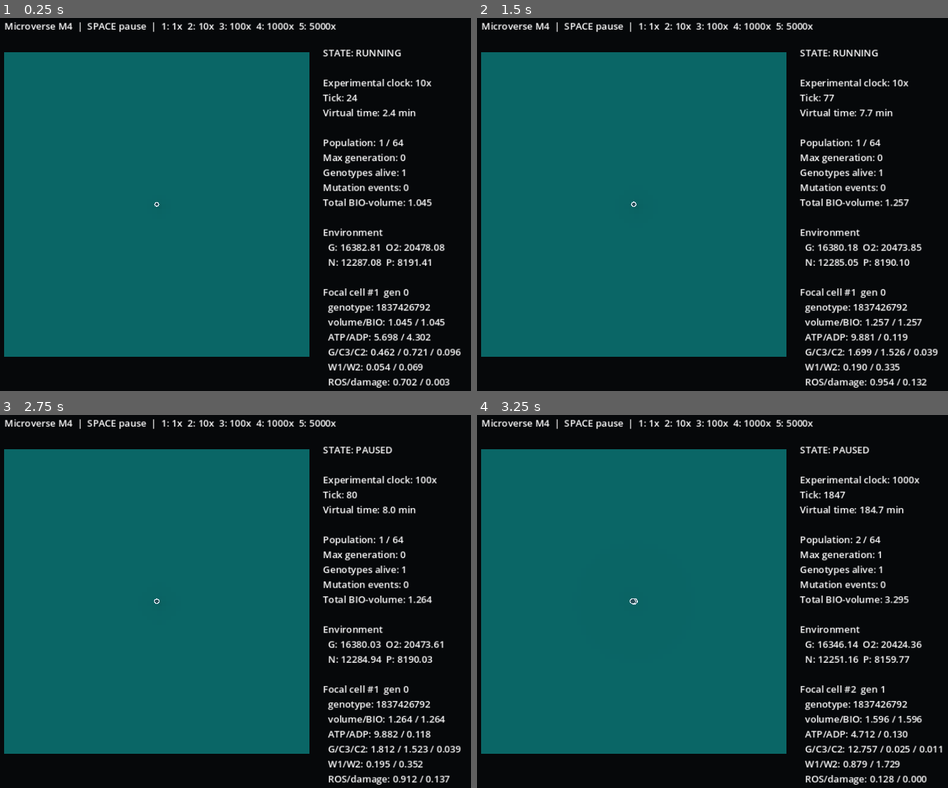
Above: before the commit, frames 1-4 (two rows, left to right).
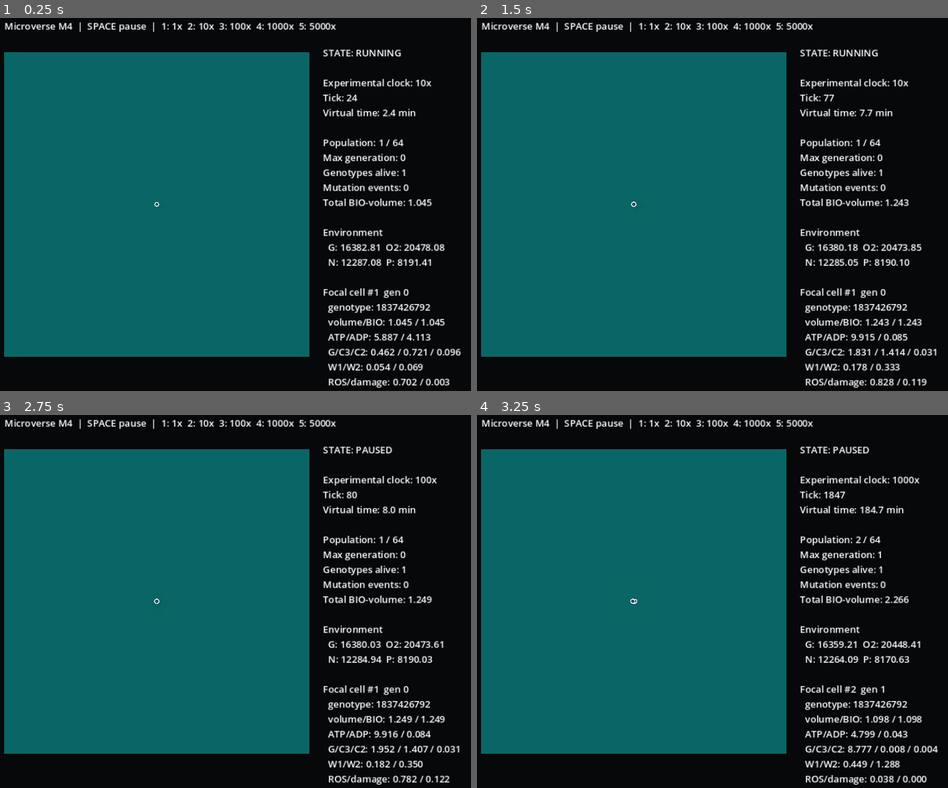
Above: after the commit, the same moments.

Repository: Feynman26/Microverse
Game: Godot game, scene res://src/ui/main.tscn
Same seed, same stepped clock (60 frames per second), same inputs: the game is played once before the commit and once after it.
Inputs:
- Up to frame 1 (0.25 s): no input
- Up to frame 2 (1.5 s): tap Enter at 0.5 s; tap 1 at 0.6 s; tap Space at 0.77, 1.25 s; tap 2 at 1.35 s
- Up to frame 3 (2.75 s): tap Space at 1.52 s; tap Enter at 2 s; tap 3 at 2.1 s
- Up to frame 4 (3.25 s): tap Space at 2.75, 3.02 s; tap 4 at 2.85 s

The runs differ from the first frame. In frame 1, less than 0.1% of the frame differs, in the area x 81-92%, y 84-87%; in frame 2, 0.4%; in frame 3, 0.4%; in frame 4, 0.7%, in the area x 32-99%, y 48-99%.
Error after the commit: Invalid access to property or key 'proteome_atp_cost_per_expression_unit_per_volume' on a base object of type 'RefCounted (SimConfig)'. (res://src/biology/cell…

Commit message:
feat: configure explicit stochastic gene expression

Diff:
--- a/src/core/sim_config.gd
+++ b/src/core/sim_config.gd
@@ -9,9 +9,7 @@
 var max_cells: int = 64
 var seed: int = 824718
 
-# Environment concentrations. M4 adds nitrogen and phosphorus because biomass
-# precursor synthesis now consumes them explicitly instead of hiding them in a
-# generic precursor scalar.
+# Environment concentrations.
 var initial_glucose: float = 4.0
 var initial_oxygen: float = 5.0
 var initial_nitrogen: float = 3.0
@@ -21,9 +19,9 @@
 var nitrogen_diffusion: float = 0.70
 var phosphorus_diffusion: float = 0.50
 
-# Transitional basal membrane transport. M4 makes intracellular metabolism
-# evolvable first; transport proteins become explicit molecular machinery in a
-# later gate. Resource allocation between competing cells remains simultaneous.
+# Transitional basal membrane transport. Intracellular catalytic capacity is
+# genome/proteome-derived from M4 onward; membrane transport becomes similarly
+# evolvable after the expression/regulation layer is stable.
 var glucose_transport_vmax: float = 0.60
 var glucose_transport_km: float = 0.80
 var oxygen_transport_vmax: float = 0.90
@@ -34,9 +32,7 @@
 var phosphorus_transport_km: float = 0.40
 var intracellular_pool_capacity_per_volume: float = 8.0
 
-# M4 intracellular chemistry. Reactions are evaluated in order-independent
-# simultaneous substeps. Promoter code is a temporary constitutive abundance
-# proxy until M5 introduces explicit mRNA/protein kinetics.
+# M4 intracellular chemistry.
 var metabolic_substeps_per_tick: int = 6
 var metabolic_km_per_volume: float = 0.20
 var metabolic_rate_scale: float = 0.85
@@ -45,11 +41,28 @@
 var initial_adp_per_volume: float = 8.0
 var initial_nad_per_volume: float = 6.0
 var initial_nadh_per_volume: float = 1.0
-var proteome_atp_cost_per_expression_unit_per_volume: float = 0.012
+
+# M5-A explicit expression kinetics. Values are compressed digital kinetics, not
+# quantitative bacterial copy-number claims. At basal steady state the chosen
+# rates give approximately `expression_reference_protein_count * promoter_strength`
+# proteins per locus, preserving the M4 phenotype scale while replacing the
+# shortcut with explicit state and stochastic turnover.
+var transcription_max_events_per_min: float = 1.0
+var mrna_decay_rate_per_min: float = 0.25
+var translation_events_per_mrna_per_min: float = 2.0
+var protein_decay_rate_per_min: float = 0.05
+var expression_reference_protein_count: float = 160.0
+
+# Expression resource costs per accepted molecular event. Material withdrawn
+# from NUC/AA is stored in mRNA/protein state and fully returned on degradation
+# in M5-A (compressed recycling). ATP is converted to ADP.
+var transcription_atp_cost_per_event: float = 0.010
+var transcription_nuc_cost_per_event: float = 0.002
+var translation_atp_cost_per_event: float = 0.003
+var translation_aa_cost_per_event: float = 0.001
+var expression_partition_noise_scale: float = 0.12
 
 # Basal physiology that is not yet part of the evolvable molecular grammar.
-# ATP spending always returns ADP to the pool. ROS itself is now produced and
-# detoxified by explicit M4 reactions; damage integrates the remaining burden.
 var maintenance_atp_rate_per_volume: float = 0.08
 var spontaneous_ros_decay_rate: float = 0.01
 var ros_damage_rate: float = 0.04
@@ -101,7 +114,14 @@
 	assert(biomass_units_per_volume > 0.0)
 	assert(initial_atp_per_volume >= 0.0 and initial_adp_per_volume >= 0.0)
 	assert(initial_nad_per_volume >= 0.0 and initial_nadh_per_volume >= 0.0)
-	assert(proteome_atp_cost_per_expression_unit_per_volume >= 0.0)
+	assert(transcription_max_events_per_min >= 0.0)
+	assert(mrna_decay_rate_per_min > 0.0)
+	assert(translation_events_per_mrna_per_min >= 0.0)
+	assert(protein_decay_rate_per_min > 0.0)
+	assert(expression_reference_protein_count > 0.0)
+	assert(transcription_atp_cost_per_event >= 0.0 and transcription_nuc_cost_per_event >= 0.0)
+	assert(translation_atp_cost_per_event >= 0.0 and translation_aa_cost_per_event >= 0.0)
+	assert(expression_partition_noise_scale >= 0.0 and expression_partition_noise_scale < 0.5)
 	assert(division_volume > ancestor_volume)
 	assert(partition_jitter >= 0.0 and partition_jitter < 0.5)
 	assert(promoter_mutation_rate_per_gene >= 0.0 and promoter_mutation_rate_per_gene <= 1.0)
